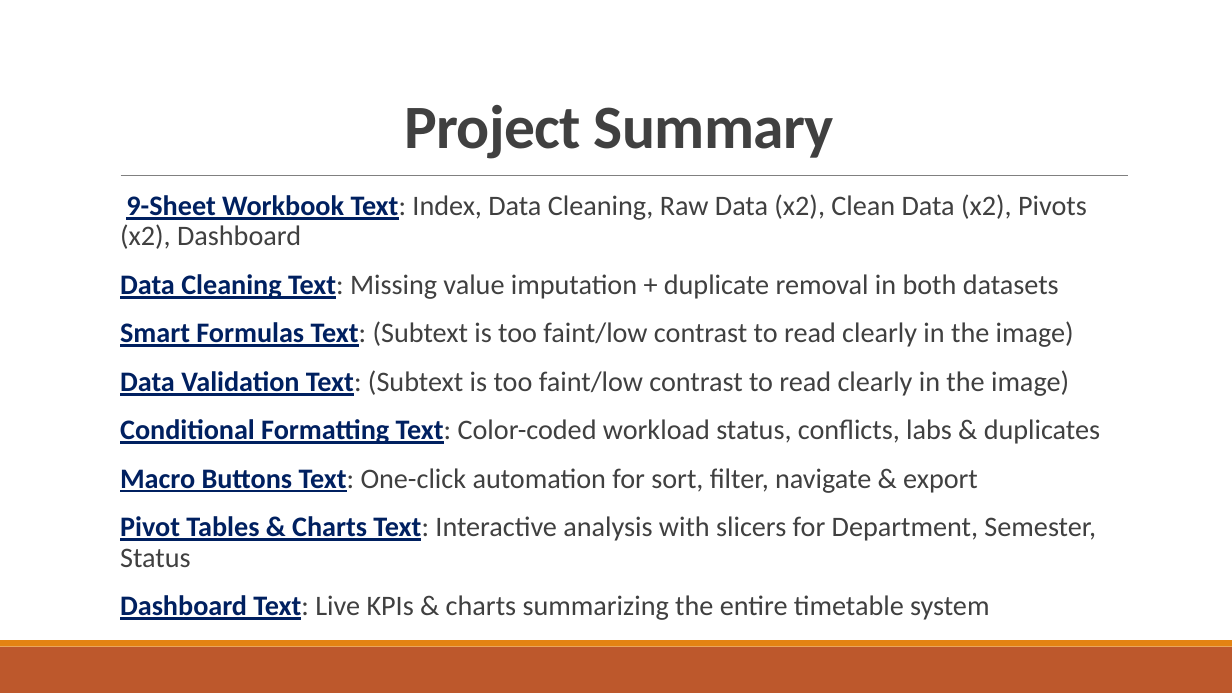
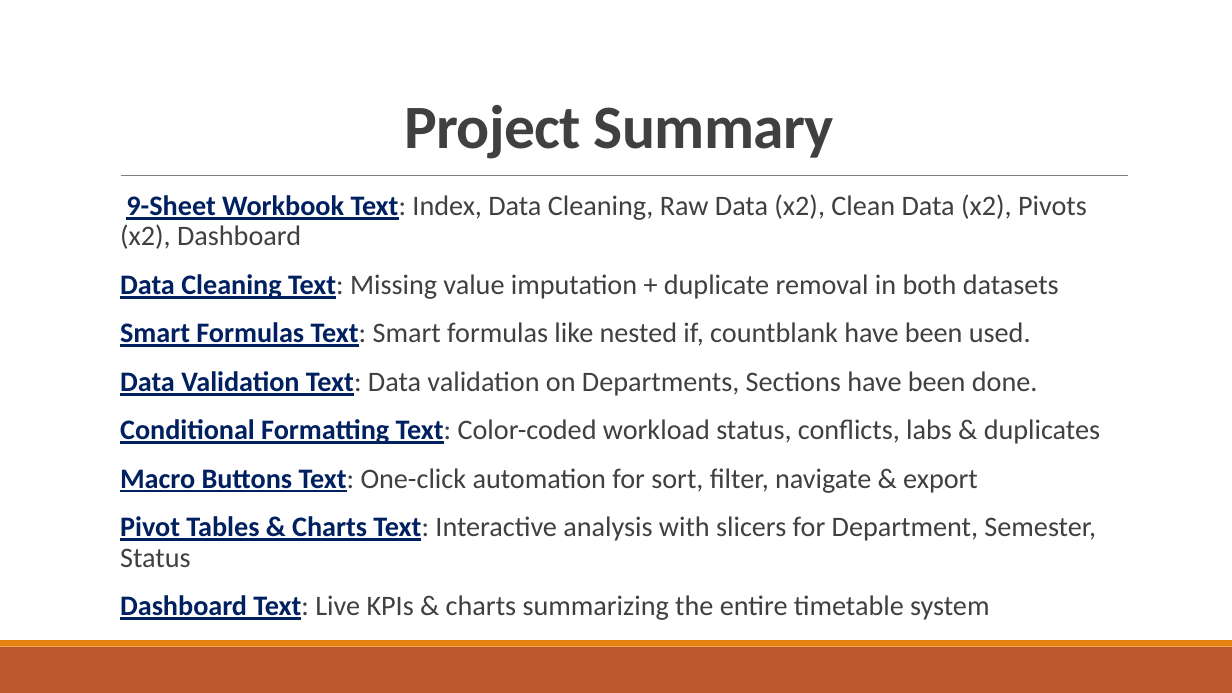
Before and after one commit to antara04pal/Smart-Timetable-Generator-and-Workload-Manager, a slide deck: slide 2 of Smart_timetable_ppt.pptx. Drawn at 1232x693 pixels with LibreOffice and Linux fonts; fonts in the diff are those of the drawing. Boxes give left, top, right and bottom in pixels: in the first picture for what was removed or moved away, otherwise in the second. Text is boxed around its words. In the diff, an @@ line names an element or a change of style, - is before the commit and + after.

```diff
--- a/Smart_timetable_ppt.pptx
+++ b/Smart_timetable_ppt.pptx
@@ text at bbox=[120, 322, 1038, 396]: text changed @@
-  Smart Formulas Text: (Subtext is too faint/low contrast to read clearly in the image)
-  Data Validation Text: (Subtext is too faint/low contrast to read clearly in the image)
+  Smart Formulas Text: Smart formulas like nested if, countblank have been used.
+  Data Validation Text: Data validation on Departments, Sections have been done.
```
